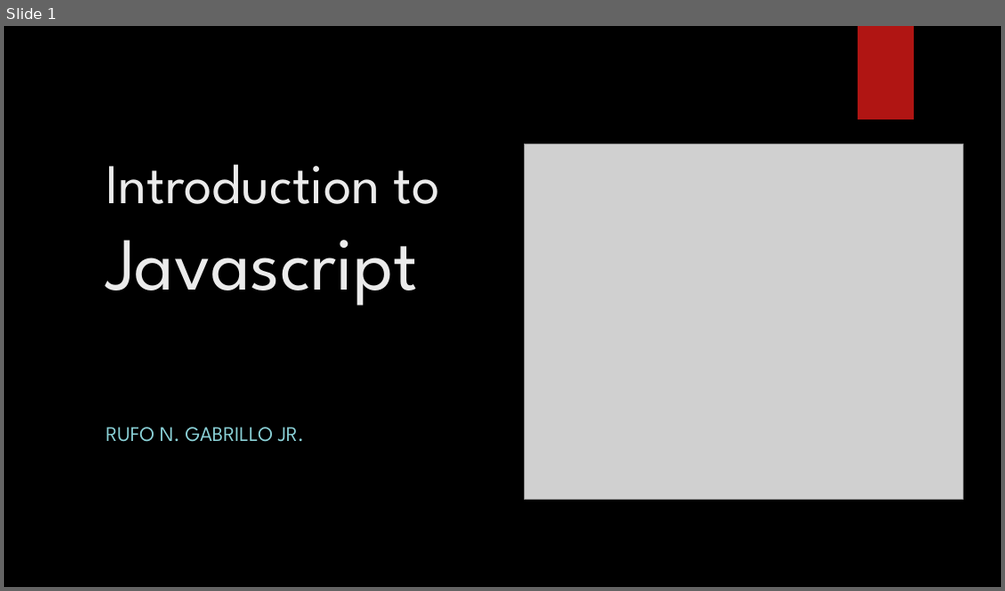
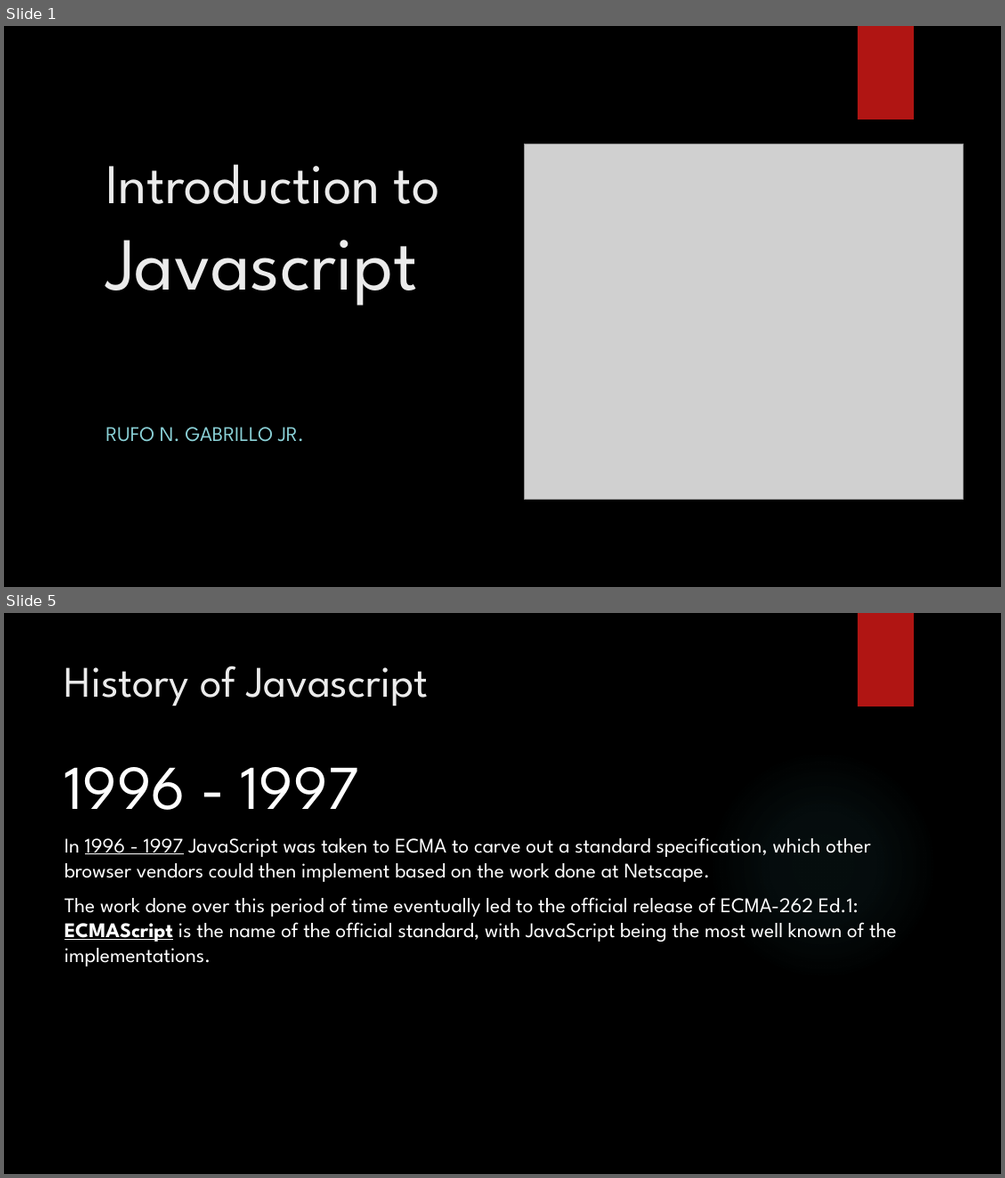
Before and after one commit to jrGabrillo/HelloWorld, a slide deck: 1. introduction to javascript.pptx. Shown one above the other, each under a label of ours: slide 1 before the commit, slides 1 and 5 after it; the slides between them are not shown. The pictures are 1005x591 and 1005x1178 pixels, drawn with LibreOffice and Linux fonts; fonts in the diff are those of the drawing; grey boxes stand for pictures; background and template pictures are left out. Boxes give left, top, right and bottom in pixels: in the first picture for what was removed or moved away, otherwise in the second. Text is boxed around its words. In the diff, an @@ line names an element or a change of style, - is before the commit and + after.

```diff
--- a/1. introduction to javascript.pptx
+++ b/1. introduction to javascript.pptx
@@ slide 5 added at bbox=[4, 613, 1001, 1174], background picture (left out); not listed: 1 template element that a slide beside it also shows @@
@@ title added at bbox=[65, 666, 428, 706], 42 pt, text #EBEBEB @@
+History of Javascript
@@ text added at bbox=[65, 767, 897, 966], 20 pt, text #FFFFFF @@
+1996 - 1997
+In 1996 - 1997 JavaScript was taken to ECMA to carve out a standard specification, which other browser vendors could then implement based on the work done at Netscape.
+The work done over this period of time eventually led to the official release of ECMA-262 Ed.1: ECMAScript is the name of the official standard, with JavaScript being the most well known of the implementations.
@@ ellipse added at bbox=[708, 750, 938, 981], fill gradient #50B9C1 @@
```
Also in this commit, not shown: 1 slide changed, 42 other slides added, 2 slides removed, 9 other files.
